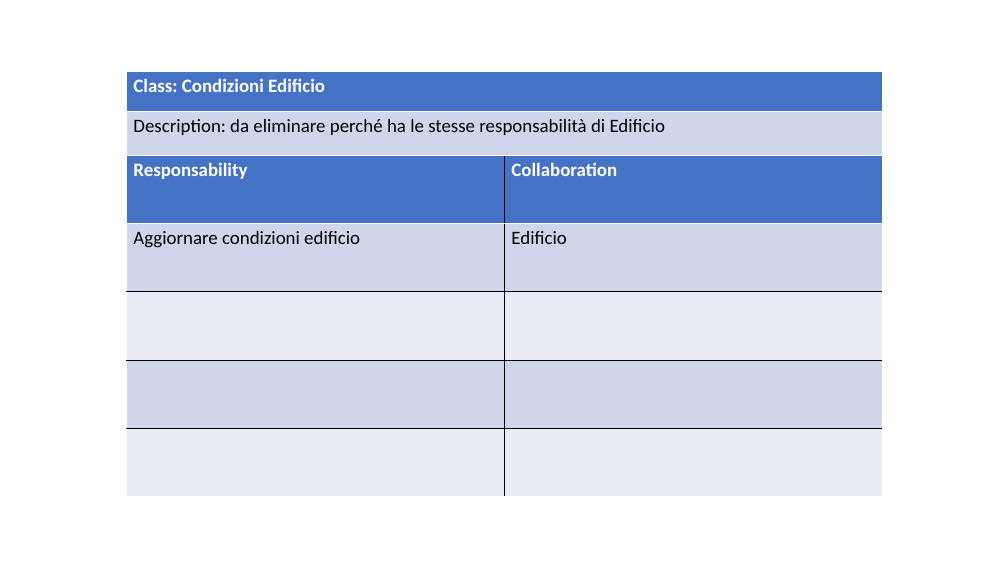
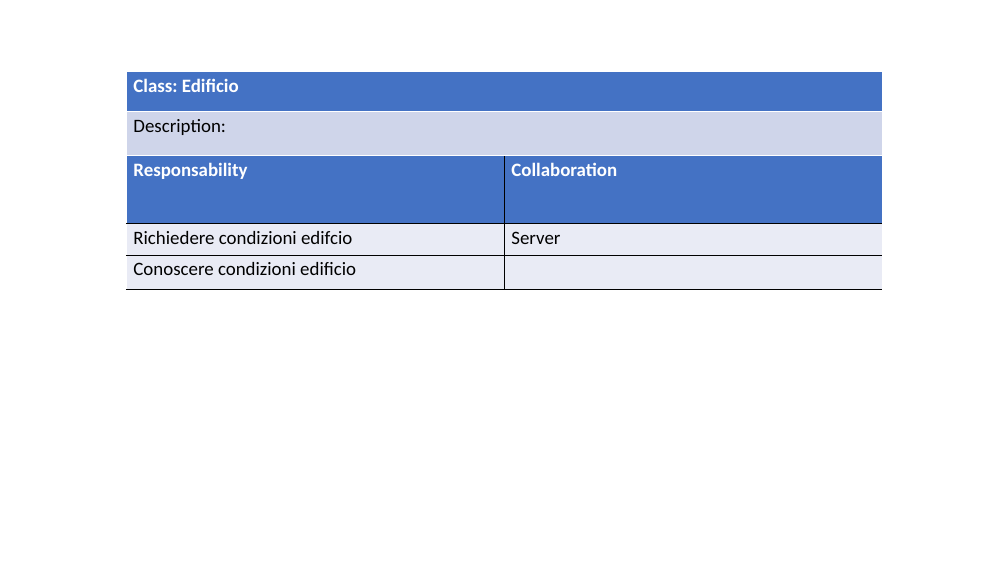
Before and after one commit to ecorradini/ProgettoIDS, a slide deck: slide 9 of AnalisiRequisiti/CRC/UT4/CRC_UT4.ppt. Drawn at 1008x567 pixels with LibreOffice and Linux fonts; fonts in the diff are those of the drawing. Boxes give left, top, right and bottom in pixels: in the first picture for what was removed or moved away, otherwise in the second. Text is boxed around its words. In the diff, an @@ line names an element or a change of style, - is before the commit and + after.

```diff
--- a/AnalisiRequisiti/CRC/UT4/CRC_UT4.ppt
+++ b/AnalisiRequisiti/CRC/UT4/CRC_UT4.ppt
@@ table at [126,71,883,156] @@
-row 1, column 1: Class: Condizioni Edificio
+row 1, column 1: Class: Edificio
-row 2, column 1: Description: da eliminare perché ha le stesse responsabilità di Edificio
+row 2, column 1: Description:
@@ borders changed @@
@@ table at [126,155,882,289] @@
-row 2: Aggiornare condizioni edificio | Edificio
-row 3:  | 
-row 4:  | 
-row 5:  | 
+row 2: Richiedere condizioni edifcio | Server
+row 3: Conoscere condizioni edificio | 
```
Also in this commit, not shown: 3 other slides changed, 6 slides added, 8 slides removed.
